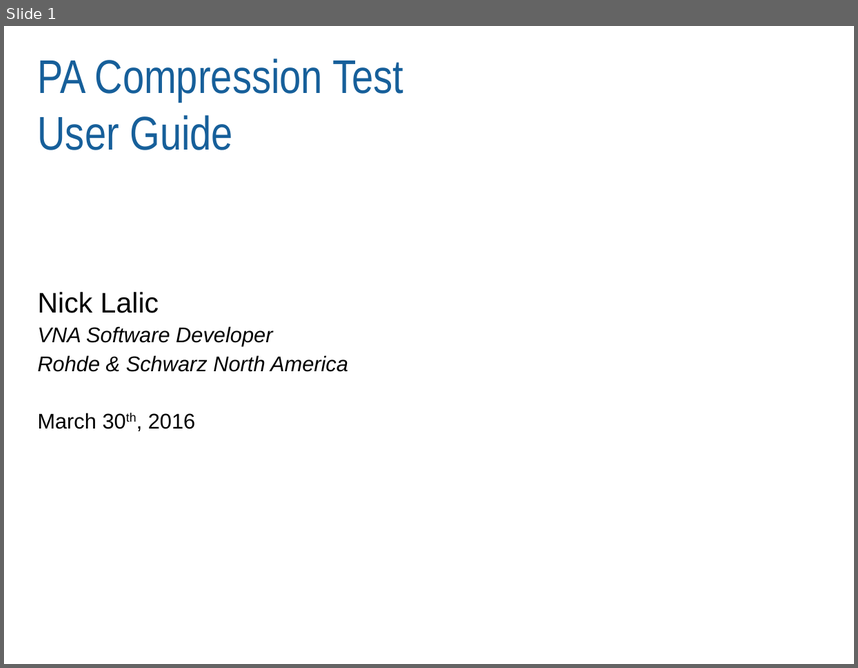
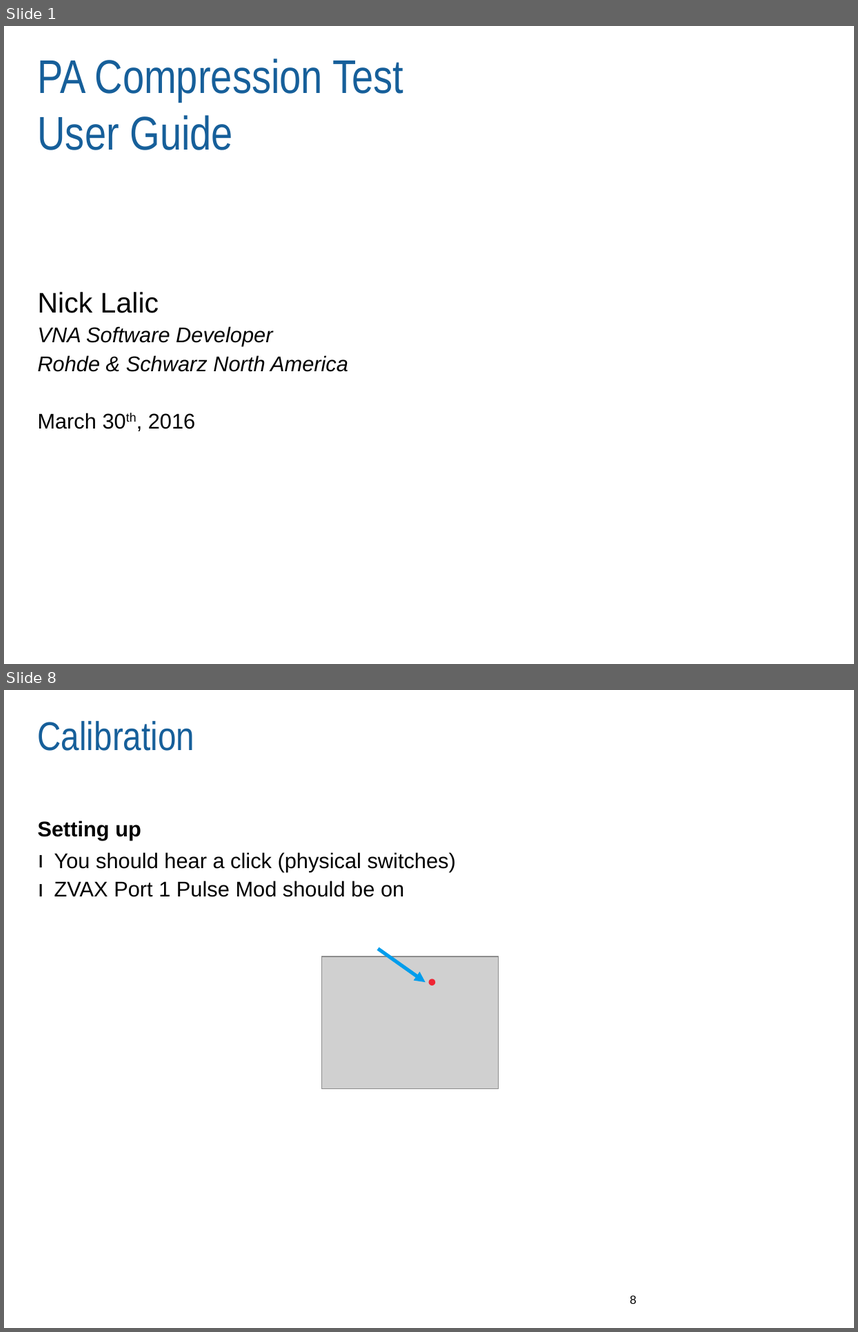
Before and after one commit to Terrabits/PACompressionTest, a slide deck: Documentation/User manual/MACOM RI Pulsed RF Application Note.pptx. Shown one above the other, each under a label of ours: slide 1 before the commit, slides 1 and 8 after it; the slides between them are not shown. The pictures are 858x668 and 858x1332 pixels, drawn with LibreOffice and Linux fonts; fonts in the diff are those of the drawing; grey boxes stand for pictures; background and template pictures are left out. Boxes give left, top, right and bottom in pixels: in the first picture for what was removed or moved away, otherwise in the second. Text is boxed around its words. In the diff, an @@ line names an element or a change of style, - is before the commit and + after.

```diff
--- a/Documentation/User manual/MACOM RI Pulsed RF Application Note.pptx
+++ b/Documentation/User manual/MACOM RI Pulsed RF Application Note.pptx
@@ slide 8 added at <box>4,690,854,1328</box>, background #FFFFFF @@
@@ title added at <box>38,721,195,751</box>, 34 pt, text #165F9A @@
+Calibration
@@ text added at <box>38,820,141,840</box>, 18 pt, text #000000, bold @@
+Setting up
@@ text added at <box>54,852,456,897</box>, 18 pt, text #000000 @@
+ı You should hear a click (physical switches)
+ı ZVAX Port 1 Pulse Mod should be on
@@ picture added at <box>322,956,499,1089</box> @@
@@ arrow added from (378, 949) to (426, 983), #009DEC 3 pt @@
@@ ellipse added at <box>429,979,436,986</box>, fill #EF2433 @@
@@ page number added at <box>630,1295,637,1303</box>, 10 pt, text #000000 @@
+8
```
Also in this commit, not shown: 3 slides changed, 16 other slides added, 1 slide removed, 9 other files.
